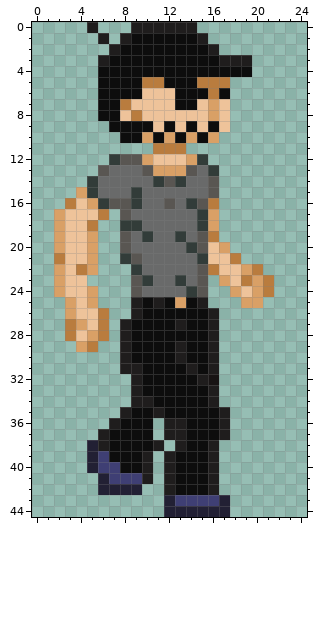
File history of a pixel-art sprite, Player/Sprites/Walk/walk2.png. Above is the file before it was changed.
The file is 25x45 pixels.
New version:
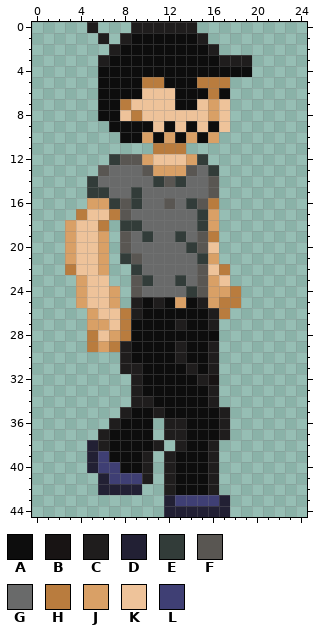
Palette (. is transparent): A #0d0d0d  B #181414  C #1f1d1d  D #222034  E #323c39  F #595652  G #696a6a  H #b97c3e  J #d9a066  K #eec39a  L #3f3f74
Difference:
Changed rows in their new state; - is an unchanged pixel.
first column x 2:
15 --.-E---------------
16 -..-JE--------------
17 ..H-KH--------------
18 .J-KH---------------
19 .J-KJ---------------
20 .J-KJ----------.----
21 .J-KJ---------J..---
22 .HKKJ---------KH...-
23 ..JKK---------JK....
24 ..JKKJ--------JJH...
25 -.JKKJ--------JHH..-
26 -..JKKH--------H----
27 -..JJKH-------------
28 -..HKJH-------A-----
29 --.-JH--------------
Pixel boxes of the changes (left, top, right, bottom) in both pictures:
changed: (54, 187, 131, 352)
changed: (208, 242, 274, 341)
